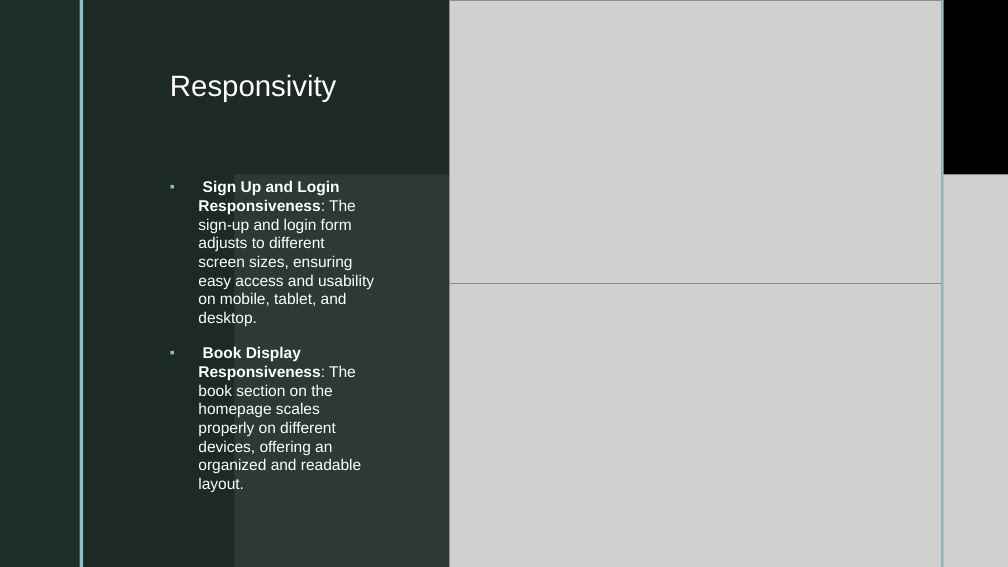
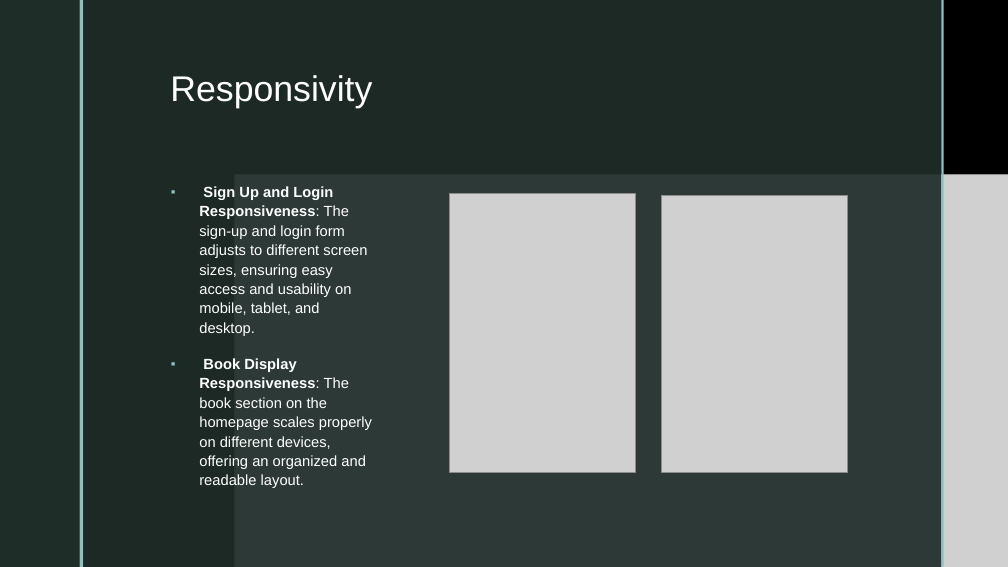
Before and after one commit to SabPat702/sabjanpatrik, a slide deck: slide 11 of mestermunka/vegleges/Dokumentacio/mestermunka_ppt.pptx. Drawn at 1008x567 pixels with LibreOffice and Linux fonts; fonts in the diff are those of the drawing; grey boxes stand for pictures; background and template pictures are left out. Boxes give left, top, right and bottom in pixels: in the first picture for what was removed or moved away, otherwise in the second. Text is boxed around its words. In the diff, an @@ line names an element or a change of style, - is before the commit and + after.

```diff
--- a/mestermunka/vegleges/Dokumentacio/mestermunka_ppt.pptx
+++ b/mestermunka/vegleges/Dokumentacio/mestermunka_ppt.pptx
@@ picture removed at [450,0,941,283] @@
@@ title "Responsivity" at [170,75,372,108]: size 28 to 34 pt @@
@@ text "Sign Up and Login Responsiveness: ..." at [199,186,372,488]: size 14.8 to 14 pt; line spacing 1 to 1.1 @@
@@ picture added at [450,194,635,473] @@
@@ picture added at [662,195,848,472] @@
@@ picture removed at [450,284,941,567] @@
```
Also in this commit, not shown: 3 other slides changed.
